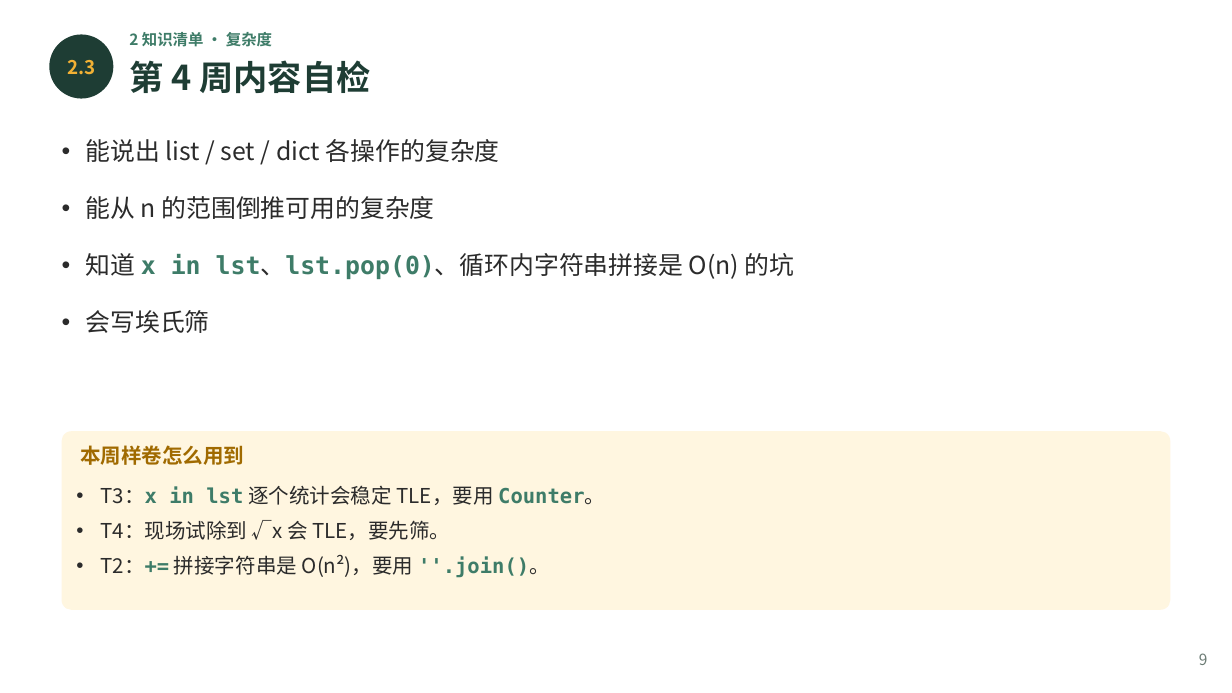
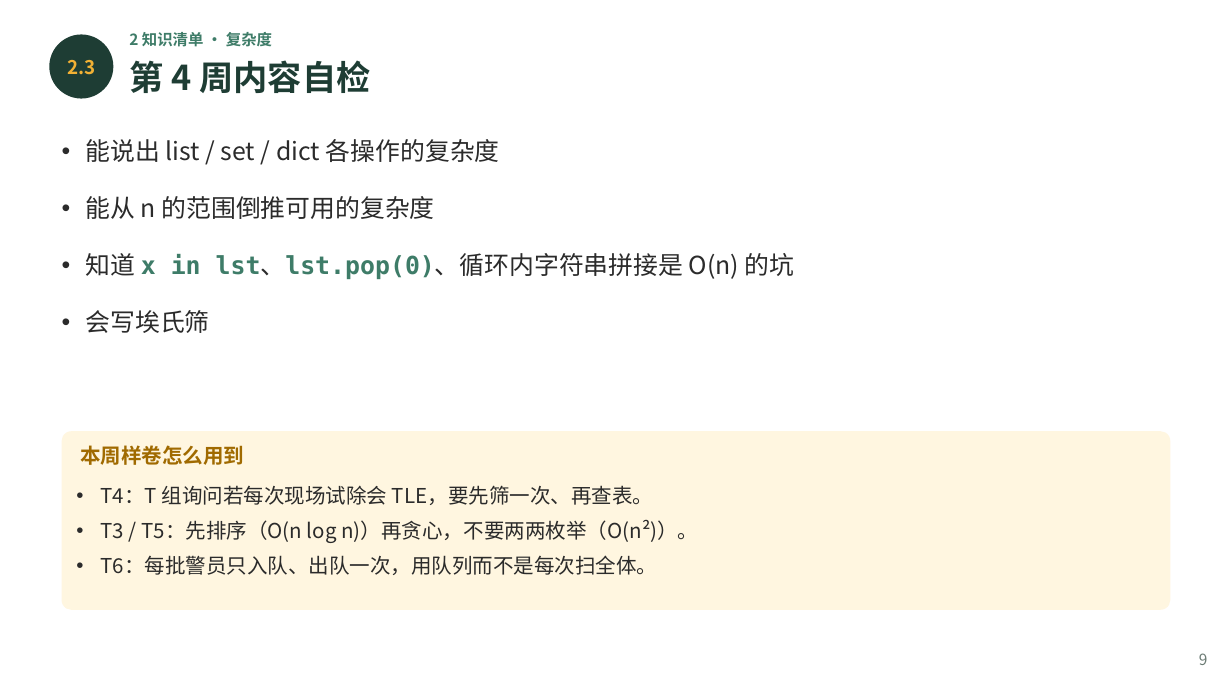
Before and after one commit to GMyhf/2026fall-cs101, a slide deck: slide 9 of courseware/202609_ADS_W05_October_Exam_Review.pptx. Drawn at 1232x693 pixels with LibreOffice and Linux fonts; fonts in the diff are those of the drawing. Boxes give left, top, right and bottom in pixels: in the first picture for what was removed or moved away, otherwise in the second. Text is boxed around its words. In the diff, an @@ line names an element or a change of style, - is before the commit and + after.

```diff
--- a/courseware/202609_ADS_W05_October_Exam_Review.pptx
+++ b/courseware/202609_ADS_W05_October_Exam_Review.pptx
@@ text at [100,485,698,575]: text changed @@
-• T3：x in lst 逐个统计会稳定 TLE，要用 Counter。
-• T4：现场试除到 √x 会 TLE，要先筛。
-• T2：+= 拼接字符串是 O(n²)，要用 ''.join()。
+• T4：T 组询问若每次现场试除会 TLE，要先筛一次、再查表。
+• T3 / T5：先排序（O(n log n)）再贪心，不要两两枚举（O(n²)）。
+• T6：每批警员只入队、出队一次，用队列而不是每次扫全体。
```
Also in this commit, not shown: 10 other slides changed, 12 slides added, 6 slides removed, 3 other files.
